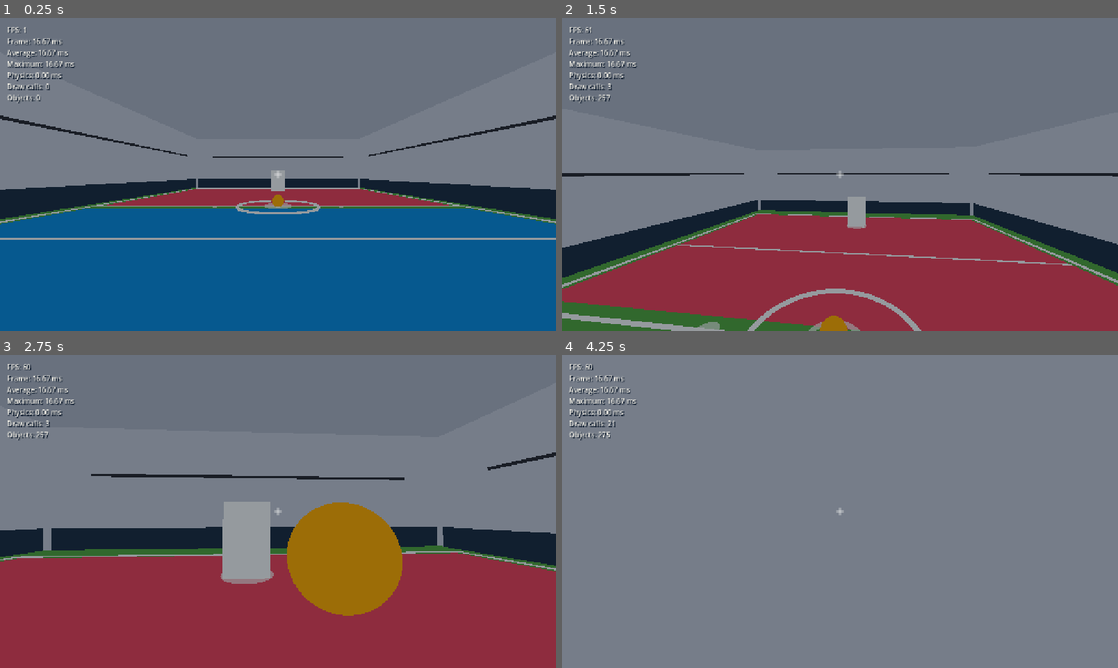
Above: before the commit, frames 1-4 (two rows, left to right).
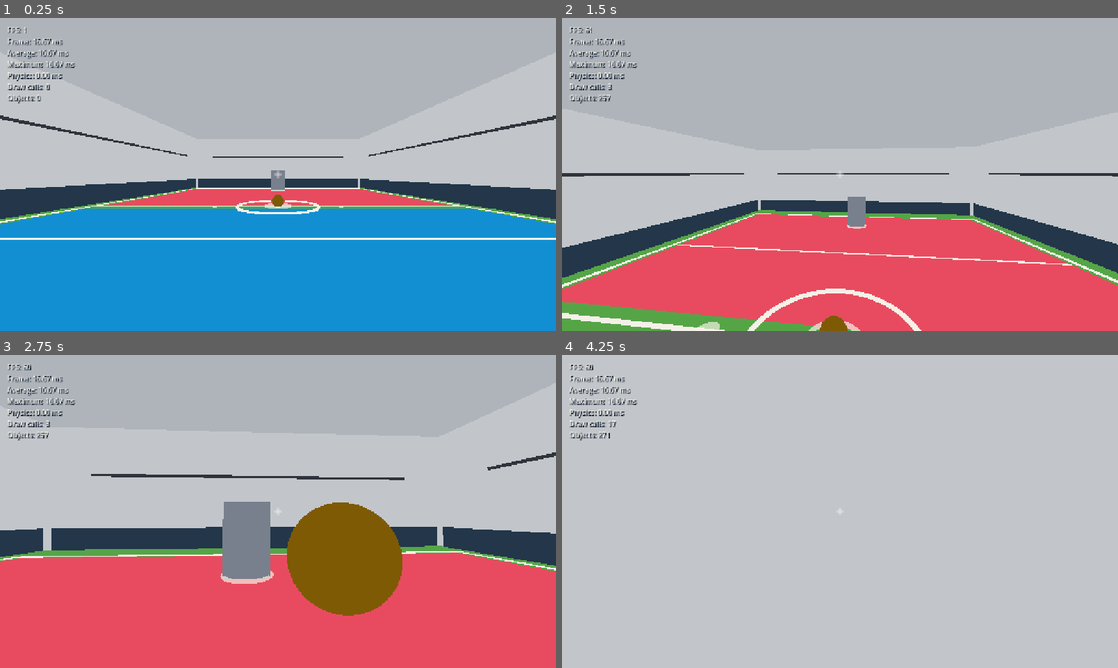
Above: after the commit, the same moments.

Repository: copley/dodgeball-fps
Game: Godot game, scene res://scenes/main.tscn
Same seed, same stepped clock (60 frames per second), same inputs: the game is played once before the commit and once after it.
Inputs (mouse positions are in pixels of both pictures, inside the frame that each line leads up to):
- Up to frame 1 (0.25 s): no input
- Up to frame 2 (1.5 s): tap Enter at 0.5 s; move the mouse to (867, 174) at 0.52 s; hold Right mouse button (catch_ball) 0.53-1.28 s; hold W (move_forward) from 0.53 s (still down); tap Space (jump) at 0.77 s; move the mouse to (812, 174) at 1.27 s; tap Ctrl (crouch) at 1.35 s
- Up to frame 3 (2.75 s): keep holding W (move_forward); tap Space (jump) at 1.52 s; move the mouse to (289, 505) at 2.02 s; hold E (pickup_ball) from 2.03 s (still down)
- Up to frame 4 (4.25 s): keep holding W (move_forward); move the mouse to (834, 517) at 2.77 s; release E (pickup_ball) at 2.78 s; tap Shift (sprint) at 2.85 s; tap Space (jump) at 3.02, 3.77 s; move the mouse to (878, 514) at 3.52 s; press the mouse at (878, 514) at 3.53 s

The runs differ from the first frame. In frame 1, 99% of the frame differs, in the area x 0-100%, y 0-100%; in frame 2, 99%; in frame 3, 99%; in frame 4, 99%.

Commit message:
fix: restore court lighting visibility

Diff:
--- a/project.godot
+++ b/project.godot
@@ -96,4 +96,3 @@
 rendering_device/driver.windows="d3d12"
 anti_aliasing/quality/msaa_3d=1
 scaling_3d/scale=1.0
-lights_and_shadows/directional_shadow/size=2048
--- a/scenes/court.tscn
+++ b/scenes/court.tscn
@@ -2,6 +2,7 @@
 
 [sub_resource type="StandardMaterial3D" id="StandardMaterial3D_floor"]
 cull_mode = 2
+shading_mode = 0
 albedo_color = Color(0.333333, 0.647059, 0.278431, 1)
 metallic = 0.0
 roughness = 0.86
@@ -15,6 +16,7 @@
 
 [sub_resource type="StandardMaterial3D" id="StandardMaterial3D_ceiling"]
 cull_mode = 2
+shading_mode = 0
 albedo_color = Color(0.682353, 0.705882, 0.729412, 1)
 metallic = 0.0
 roughness = 0.9
@@ -28,6 +30,7 @@
 
 [sub_resource type="StandardMaterial3D" id="StandardMaterial3D_wall"]
 cull_mode = 2
+shading_mode = 0
 albedo_color = Color(0.760784, 0.776471, 0.792157, 1)
 metallic = 0.0
 roughness = 0.9
@@ -47,6 +50,7 @@
 size = Vector3(20, 6, 0.5)
 
 [sub_resource type="StandardMaterial3D" id="StandardMaterial3D_line"]
+shading_mode = 0
 albedo_color = Color(0.956863, 0.945098, 0.909804, 1)
 metallic = 0.0
 roughness = 0.68
@@ -56,32 +60,38 @@
 size = Vector3(18, 0.018, 0.14)
 
 [sub_resource type="StandardMaterial3D" id="StandardMaterial3D_player_half"]
+shading_mode = 0
 albedo_color = Color(0.086275, 0.560784, 0.827451, 1)
 metallic = 0.0
 roughness = 0.84
 
 [sub_resource type="StandardMaterial3D" id="StandardMaterial3D_opponent_half"]
+shading_mode = 0
 albedo_color = Color(0.909804, 0.294118, 0.372549, 1)
 metallic = 0.0
 roughness = 0.84
 
 [sub_resource type="StandardMaterial3D" id="StandardMaterial3D_neutral"]
+shading_mode = 0
 albedo_color = Color(0.333333, 0.647059, 0.278431, 1)
 metallic = 0.0
 roughness = 0.86
 
 [sub_resource type="StandardMaterial3D" id="StandardMaterial3D_spawn"]
+shading_mode = 0
 transparency = 1
 albedo_color = Color(0.968627, 0.956863, 0.909804, 0.68)
 metallic = 0.0
 roughness = 0.68
 
 [sub_resource type="StandardMaterial3D" id="StandardMaterial3D_trim"]
+shading_mode = 0
 albedo_color = Color(0.145098, 0.215686, 0.290196, 1)
 metallic = 0.0
 roughness = 0.88
 
 [sub_resource type="StandardMaterial3D" id="StandardMaterial3D_accent"]
+shading_mode = 0
 albedo_color = Color(0.188235, 0.203922, 0.231373, 1)
 metallic = 0.0
 roughness = 0.88
--- a/scenes/main.tscn
+++ b/scenes/main.tscn
@@ -7,8 +7,8 @@
 background_mode = 1
 background_color = Color(0.06, 0.07, 0.09, 1)
 ambient_light_source = 3
-ambient_light_color = Color(0.72, 0.75, 0.8, 1)
-ambient_light_energy = 0.7
+ambient_light_color = Color(0.65, 0.7, 0.8, 1)
+ambient_light_energy = 0.55
 
 [sub_resource type="StyleBoxFlat" id="StyleBoxFlat_crosshair"]
 bg_color = Color(0.96, 0.96, 0.96, 0.95)
@@ -44,9 +44,8 @@
 [node name="DirectionalLight3D" type="DirectionalLight3D" parent="."]
 rotation_degrees = Vector3(-55, -25, 0)
 light_color = Color(0.92, 0.94, 1, 1)
-light_energy = 1.0
+light_energy = 1.15
 shadow_enabled = true
-directional_shadow_max_distance = 35.0
 
 [node name="UI" type="CanvasLayer" parent="."]
 
--- a/tests/test_performance_smoothness.gd
+++ b/tests/test_performance_smoothness.gd
@@ -28,13 +28,6 @@
 	_expect(
 		ProjectSettings.get_setting("display/window/vsync/vsync_mode", 0) == 1,
 		"VSync is enabled"
-	)
-	_expect(
-		ProjectSettings.get_setting(
-			"rendering/lights_and_shadows/directional_shadow/size",
-			0
-		) == 2048,
-		"directional shadow quality is moderate"
 	)
 	_expect(InputMap.has_action("toggle_performance"), "F3 diagnostic action exists")
 	var main := MAIN_SCENE.instantiate()
Not shown, changed: docs/MILESTONES.md
